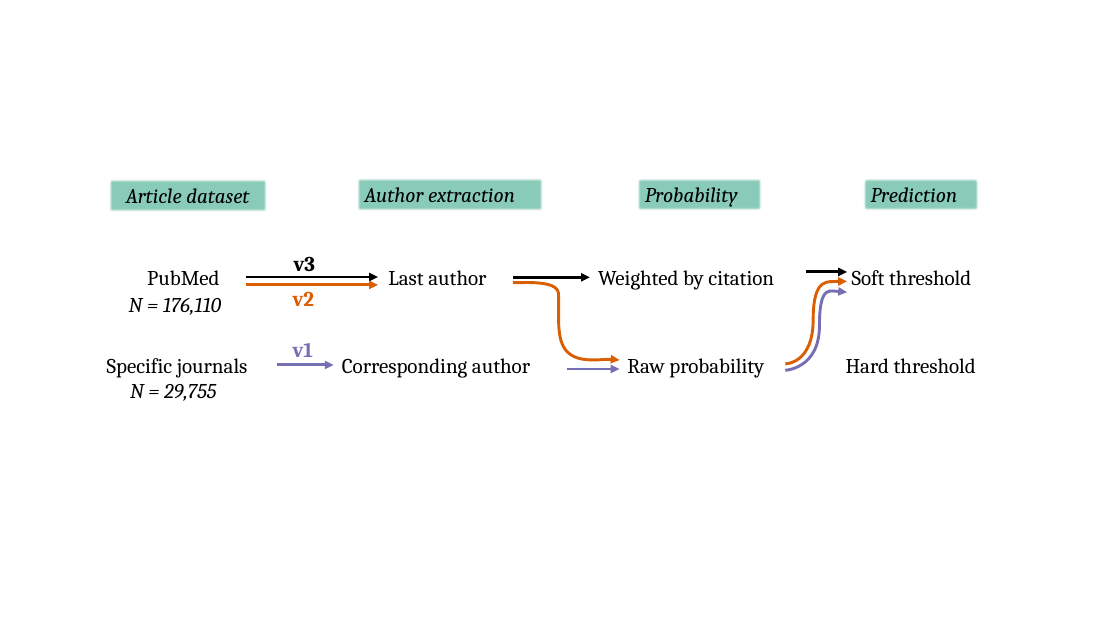
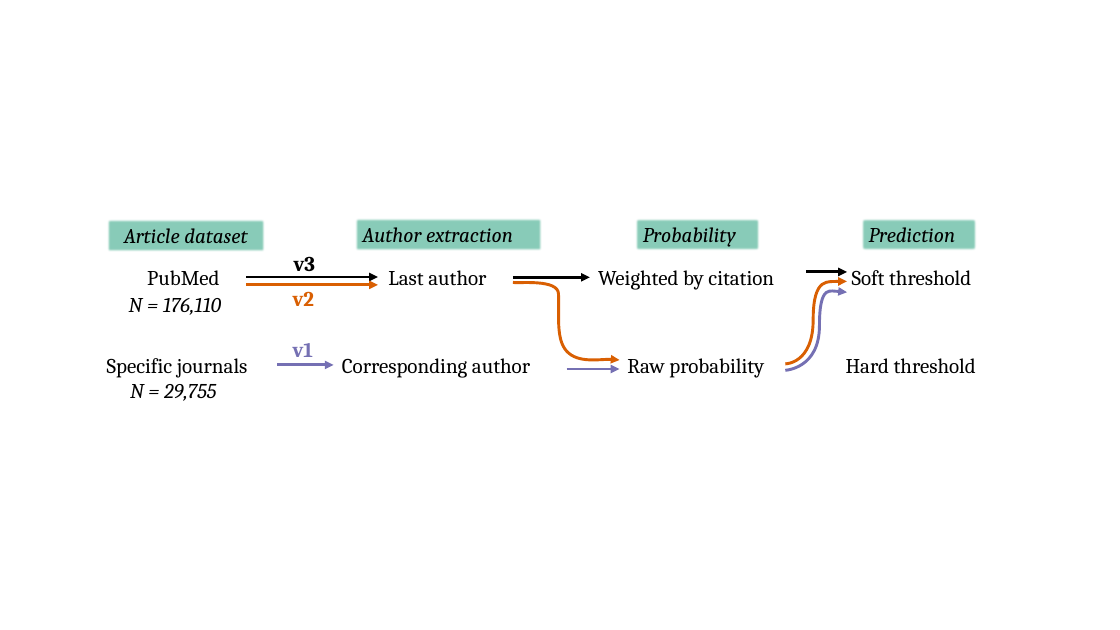
Before and after one commit to greenelab/iscb-diversity, a slide deck: slide 1 of figs/versions.pptx. Drawn at 1120x630 pixels with LibreOffice and Linux fonts; fonts in the diff are those of the drawing. Boxes give left, top, right and bottom in pixels: in the first picture for what was removed or moved away, otherwise in the second. Text is boxed around its words. In the diff, an @@ line names an element or a change of style, - is before the commit and + after.

```diff
--- a/figs/versions.pptx
+++ b/figs/versions.pptx
@@ 3 rectangles: place and size @@
-3 rectangles at box(108, 178, 763, 213)
+3 rectangles at box(107, 218, 761, 252)
@@ rectangle "Prediction": place and size @@
-rectangle "Prediction" at box(863, 178, 981, 212)
+rectangle "Prediction" at box(860, 218, 978, 251)
```
Also in this commit, not shown: 30 other files.
